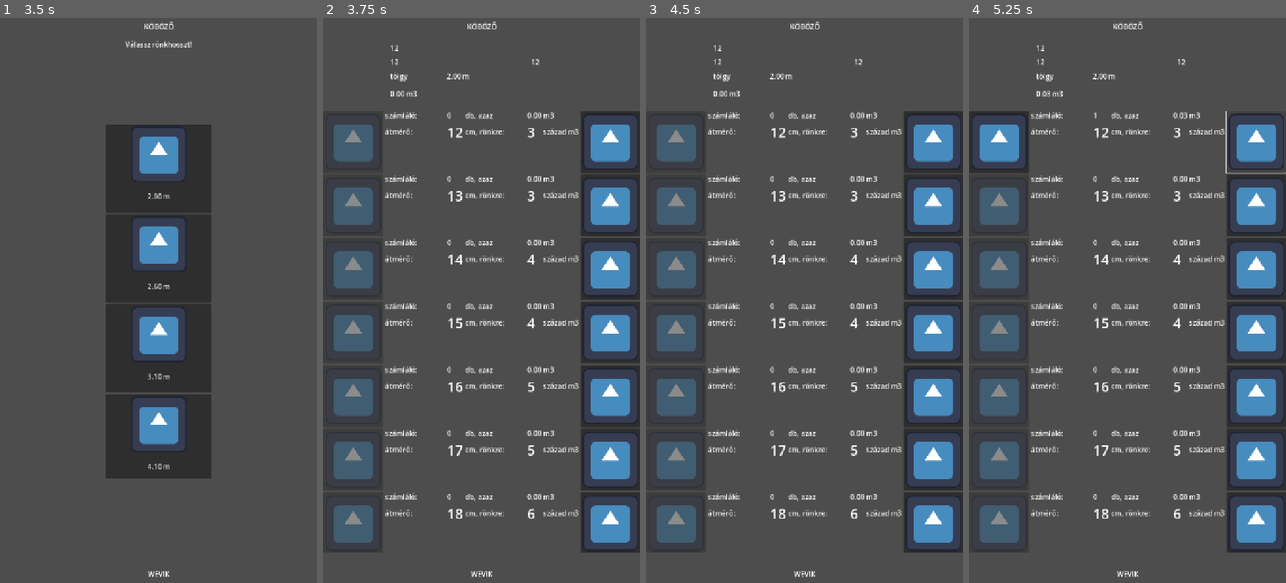
Above: before the commit, frames 1-4 (left to right).
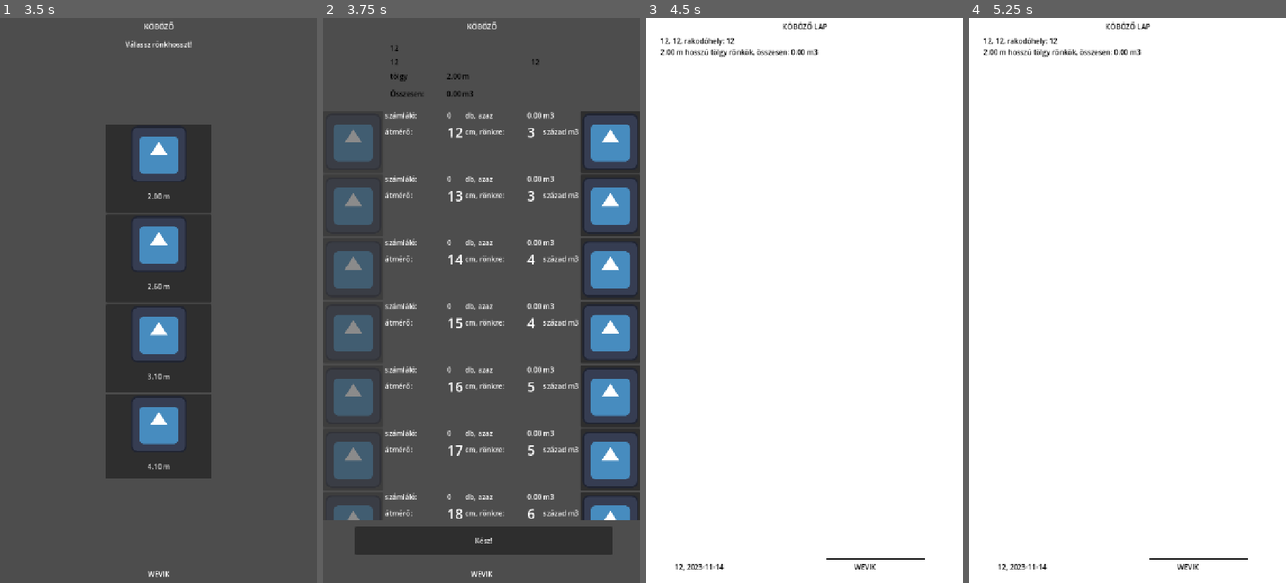
Above: after the commit, the same moments.

Repository: rolika/kob_g
Game: Godot game, scene res://main.tscn
Same seed, same stepped clock (60 frames per second), same inputs: the game is played once before the commit and once after it. The engine's default icon, where the game draws it, is replaced by a stand-in: a white triangle on a blue panel in a dark square.
Inputs (mouse positions are in pixels of both pictures, inside the frame that each line leads up to):
- Up to frame 1 (3.5 s): click (155, 125) at 0.52 s; type "12" at 0.6 s; click (155, 181) at 0.75 s; type "12" at 0.83 s; click (155, 238) at 0.98 s; type "12" at 1.07 s; click (155, 294) at 1.27 s; type "WEVIK" at 1.35 s; click "Tovább" at 2 s; click "tölgy" at 2.75 s
- Up to frame 2 (3.75 s): click "2.00 m" at 3.5 s
- Up to frame 3 (4.5 s): click (807, 537) at 4.25 s, where only the run after the commit has a clickable "Kész!"
- Up to frame 4 (5.25 s): click (1257, 142) at 5.02 s

Frame 1 is identical in both runs. In frame 2, 4.8% of the frame differs, in the area x 0-100%, y 4-95%; in frame 3, 99%, in the area x 0-100%, y 0-100%; in frame 4, 99%.

Commit message:
create report page

Diff:
--- a/scenes/cube_workspace.tscn
+++ b/scenes/cube_workspace.tscn
@@ -21,7 +21,7 @@
 custom_minimum_size = Vector2(720, 800)
 offset_top = 210.0
 offset_right = 720.0
-offset_bottom = 1210.0
+offset_bottom = 1136.0
 horizontal_scroll_mode = 0
 vertical_scroll_mode = 3
 
@@ -31,6 +31,13 @@
 size_flags_horizontal = 3
 size_flags_vertical = 3
 
+[node name="DoneButton" type="Button" parent="."]
+offset_left = 72.0
+offset_top = 1152.0
+offset_right = 656.0
+offset_bottom = 1216.0
+text = "Kész!"
+
 [node name="FooterLabel" type="Label" parent="."]
 offset_top = 1240.0
 offset_right = 720.0
@@ -39,3 +46,5 @@
 text = "WEVIK"
 horizontal_alignment = 1
 vertical_alignment = 1
+
+[connection signal="pressed" from="DoneButton" to="." method="_on_done_button_pressed"]
--- a/scenes/pile_card.tscn
+++ b/scenes/pile_card.tscn
@@ -8,12 +8,14 @@
 [node name="CompanyLabel" type="Label" parent="."]
 offset_right = 40.0
 offset_bottom = 23.0
+theme_override_colors/font_color = Color(0, 0, 0, 1)
 text = "Nyirma és Hegyipusztai Ebt."
 
 [node name="CityLabel" type="Label" parent="."]
 offset_top = 32.0
 offset_right = 58.0
 offset_bottom = 55.0
+theme_override_colors/font_color = Color(0, 0, 0, 1)
 text = "Herend"
 
 [node name="SiteLabel" type="Label" parent="."]
@@ -21,12 +23,14 @@
 offset_top = 32.0
 offset_right = 360.0
 offset_bottom = 55.0
+theme_override_colors/font_color = Color(0, 0, 0, 1)
 text = "26E"
 
 [node name="TypeLabel" type="Label" parent="."]
 offset_top = 64.0
 offset_right = 40.0
 offset_bottom = 87.0
+theme_override_colors/font_color = Color(0, 0, 0, 1)
 text = "tölgy"
 
 [node name="LengthLabel" type="Label" parent="."]
@@ -34,10 +38,20 @@
 offset_top = 64.0
 offset_right = 168.0
 offset_bottom = 87.0
+theme_override_colors/font_color = Color(0, 0, 0, 1)
 text = "2,10 m"
 
 [node name="VolumeLabel" type="Label" parent="."]
+offset_left = 128.0
+offset_top = 104.0
+offset_right = 198.0
+offset_bottom = 127.0
+theme_override_colors/font_color = Color(0, 0, 0, 1)
+text = "23,64 m3"
+
+[node name="Label" type="Label" parent="."]
 offset_top = 104.0
 offset_right = 40.0
 offset_bottom = 127.0
-text = "23,64 m3"
+theme_override_colors/font_color = Color(0, 0, 0, 1)
+text = "Összesen:"
--- /dev/null
+++ b/scenes/report.tscn
@@ -0,0 +1,58 @@
+[gd_scene load_steps=2 format=3 uid="uid://dtgddeolgatp0"]
+
+[ext_resource type="Script" uid="uid://ctvn7giuucfvt" path="res://scripts/report.gd" id="2_smm52"]
+
+[node name="Report" type="ColorRect"]
+custom_minimum_size = Vector2(720, 1280)
+offset_right = 720.0
+offset_bottom = 1280.0
+script = ExtResource("2_smm52")
+
+[node name="TitleLabel" type="Label" parent="."]
+layout_mode = 0
+offset_right = 720.0
+offset_bottom = 40.0
+size_flags_horizontal = 0
+theme_override_colors/font_color = Color(0, 0, 0, 1)
+text = "KÖBÖZŐ LAP"
+horizontal_alignment = 1
+vertical_alignment = 1
+
+[node name="HeaderLabel" type="Label" parent="."]
+layout_mode = 0
+offset_left = 32.0
+offset_top = 40.0
+offset_right = 72.0
+offset_bottom = 63.0
+theme_override_colors/font_color = Color(0, 0, 0, 1)
+
+[node name="ReportLabel" type="Label" parent="."]
+layout_mode = 0
+offset_left = 32.0
+offset_top = 104.0
+offset_right = 696.0
+offset_bottom = 127.0
+theme_override_colors/font_color = Color(0, 0, 0, 1)
+theme_override_font_sizes/font_size = 14
+
+[node name="DateLabel" type="Label" parent="."]
+layout_mode = 0
+offset_left = 64.0
+offset_top = 1232.0
+offset_right = 104.0
+offset_bottom = 1255.0
+theme_override_colors/font_color = Color(0, 0, 0, 1)
+
+[node name="PersonLabel" type="Label" parent="."]
+layout_mode = 0
+offset_left = 472.0
+offset_top = 1232.0
+offset_right = 512.0
+offset_bottom = 1255.0
+theme_override_colors/font_color = Color(0, 0, 0, 1)
+
+[node name="Line2D" type="Line2D" parent="."]
+position = Vector2(408, 1224)
+points = PackedVector2Array(0, 0, 0, 0, 0, 0, 0, 0, 0, 0, 0, 0, 0, 0, 0, 0, 0, 0, 0, 0, 0, 0, 0, 0, 0, 0, 0, 0, 0, 0, 0, 0, 0, 0, 0, 0, 0, 0, 0, 0, 0, 0, 0, 0, 0, 0, 0, 0, 0, 0, 0, 0, 0, 0, 0, 0, 0, 0, 0, 0, 0, 0, 0, 0, 0, 0, 0, 0, 0, 0, 0, 0, 0, 0, 0, 0, 0, 0, 0, 0, 0, 0, 0, 0, 0, 0, 0, 0, 0, 0, 0, 0, 0, 0, 0, 0, 0, 0, 0, 0, 0, 0, 0, 0, 0, 0, 0, 0, 0, 0, 0, 0, 0, 0, 0, 0, 0, 0, 0, 0, 0, 0, 0, 0, 0, 0, 0, 0, 0, 0, 0, 0, 0, 0, 0, 0, 0, 0, 0, 0, 0, 0, 0, 0, 0, 0, 0, 0, 0, 0, 0, 0, 0, 0, 0, 0, 0, 0, 0, 0, 0, 0, 0, 0, 0, 0, 0, 0, 0, 0, 0, 0, 0, 0, 0, 0, 0, 0, 0, 0, 0, 0, 0, 0, 0, 0, 0, 0, 0, 0, 0, 0, 0, 0, 0, 0, 0, 0, 0, 0, 224, 0)
+width = 2.0
+default_color = Color(0, 0, 0, 1)
--- a/scenes/session.tscn
+++ b/scenes/session.tscn
@@ -74,6 +74,14 @@
 offset_right = 648.0
 offset_bottom = 640.0
 
+[node name="SubmitButton" type="Button" parent="."]
+offset_left = 64.0
+offset_top = 768.0
+offset_right = 648.0
+offset_bottom = 832.0
+disabled = true
+text = "Tovább"
+
 [node name="FooterLabel" type="Label" parent="."]
 offset_top = 1240.0
 offset_right = 720.0
@@ -83,14 +91,6 @@
 horizontal_alignment = 1
 vertical_alignment = 1
 
-[node name="SubmitButton" type="Button" parent="."]
-offset_left = 64.0
-offset_top = 768.0
-offset_right = 648.0
-offset_bottom = 832.0
-disabled = true
-text = "Tovább"
-
 [connection signal="text_changed" from="CompanyLineEdit" to="." method="_on_company_line_edit_text_changed"]
 [connection signal="text_changed" from="CityLineEdit" to="." method="_on_city_line_edit_text_changed"]
 [connection signal="text_changed" from="SiteLineEdit" to="." method="_on_site_line_edit_text_changed"]
--- a/scripts/cube_workspace.gd
+++ b/scripts/cube_workspace.gd
@@ -1,6 +1,7 @@
 extends Node2D
 
 const CUBE_CONTROL = preload("res://scenes/cube_control.tscn")
+signal done
 
 func _ready() -> void:
     var index = 0
@@ -9,3 +10,7 @@
         $ScrollContainer/VBoxContainer.add_child(cube_control)
         cube_control.set_cube_data(CurrentPile.STARTING_DIAMETER + index, cube)
         index += 1
+
+
+func _on_done_button_pressed() -> void:
+    done.emit()
--- a/scripts/main.gd
+++ b/scripts/main.gd
@@ -4,6 +4,7 @@
 const TYPE_SCENE = preload("res://scenes/type_options.tscn")
 const LENGTH_SCENE = preload("res://scenes/length_options.tscn")
 const WORKSPACE_SCENE = preload("res://scenes/cube_workspace.tscn")
+const REPORT_SCENE = preload("res://scenes/report.tscn")
 
 var scene: Node
 
@@ -31,7 +32,13 @@
     CurrentPile.length = length
     CurrentPile.init()
     add_child(scene)
+    scene.done.connect(_on_cube_done)
     scene.set_position(Vector2(0, 0))
+
+func _on_cube_done() -> void:
+    remove_prev_scene()
+    scene = REPORT_SCENE.instantiate()
+    add_child(scene)
 
 func remove_prev_scene() -> void:
     remove_child(scene)
--- /dev/null
+++ b/scripts/report.gd
@@ -0,0 +1,28 @@
+extends ColorRect
+
+const HEADER: String = "%s, %s, rakodóhely: %s\n%.2f m hosszú %s rönkök, összesen: %.2f m3"
+const LINE: String = "átmérő: %d cm; %d db x %.2f m3/db = %.2f m3"
+const DATE: String = "%s, %s"
+
+func _ready() -> void:
+    var report_text: String = ""
+    var index = 0
+    for cube in CurrentPile.counter:
+        if CurrentPile.counter[cube] > 0:
+            report_text += LINE % [
+                index + CurrentPile.STARTING_DIAMETER,
+                CurrentPile.counter[cube],
+                cube * CurrentPile.CUBE_DATA_PRECISION,
+                CurrentPile.get_volume(cube)]
+            report_text += "     " if index % 2 == 0 else "\n"
+            index += 1
+    $HeaderLabel.text = HEADER % [
+        CurrentPile.company,
+        CurrentPile.city,
+        CurrentPile.site,
+        CurrentPile.length,
+        CurrentPile.type,
+        CurrentPile.get_total_volume()]
+    $ReportLabel.text = report_text
+    $DateLabel.text = DATE % [CurrentPile.city, Time.get_date_string_from_system()]
+    $PersonLabel.text = CurrentPile.person
Not shown, added: scripts/report.gd.uid
